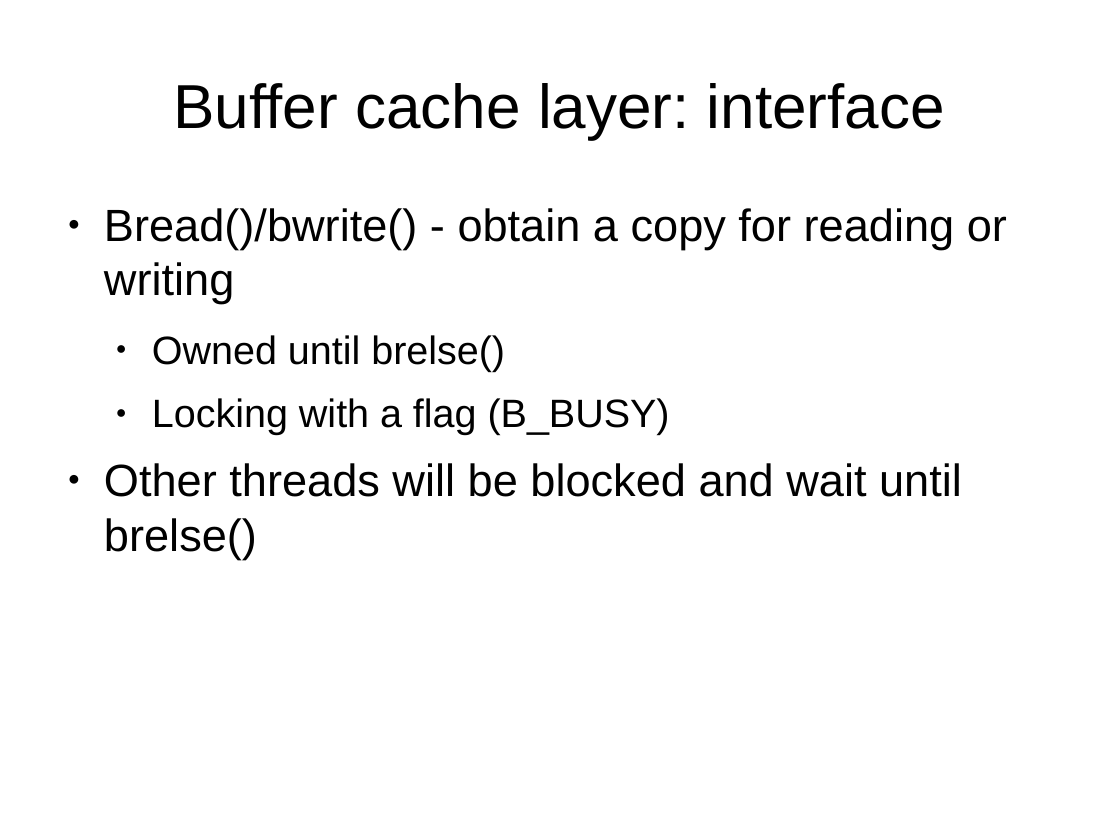
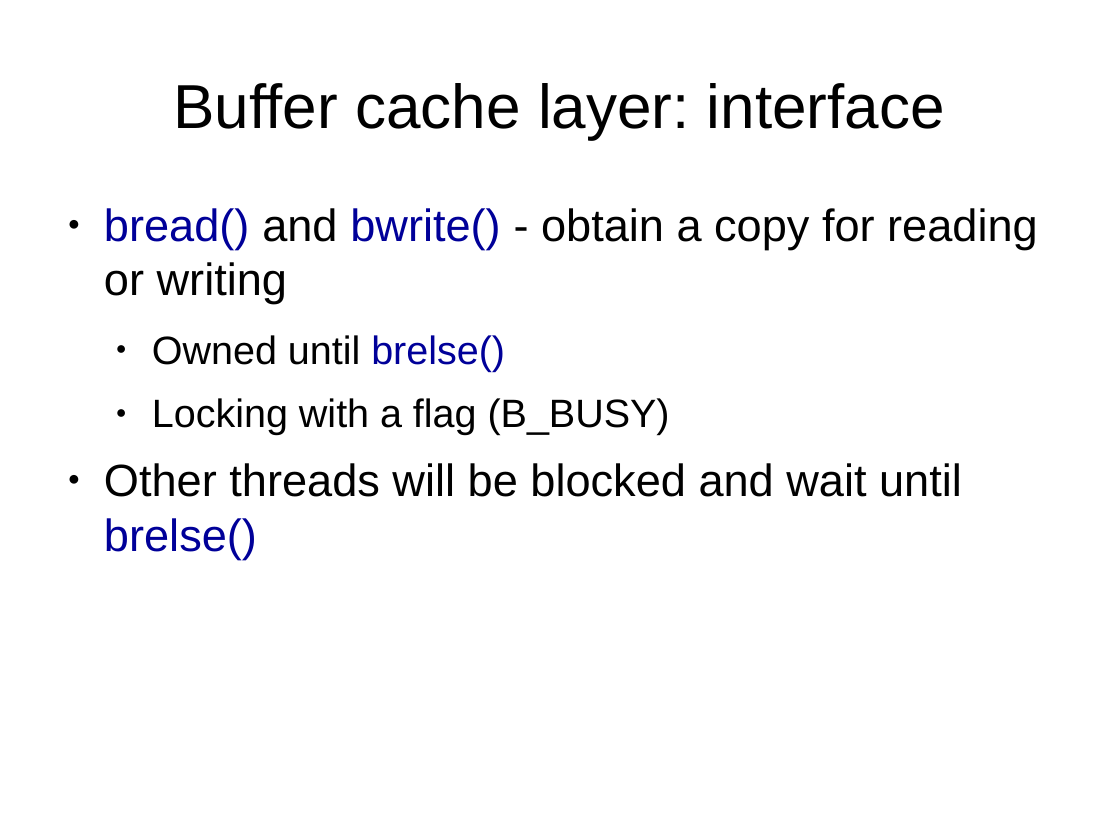
Before and after one commit to antonburtsev/cs5460, a slide deck: slide 25 of lectures/lecture16-file-system/lecture16-file-system.odp (slide 18 before the commit). Drawn at 1120x840 pixels with LibreOffice and Linux fonts; fonts in the diff are those of the drawing. Boxes give left, top, right and bottom in pixels: in the first picture for what was removed or moved away, otherwise in the second. Text is boxed around its words. In the diff, an @@ line names an element or a change of style, - is before the commit and + after.

Commit message:
Lecture 16 file system (Buffer cache)

```diff
--- a/lectures/lecture16-file-system/lecture16-file-system.odp
+++ b/lectures/lecture16-file-system/lecture16-file-system.odp
@@ text at <box>104,208,1038,304</box>: text changed @@
-● Bread()/bwrite() - obtain a copy for reading or writing
+● bread() and bwrite() - obtain a copy for reading or writing
@@ text at <box>104,335,962,559</box>: text colour #000000 to #000099 in "brelse()", "brelse()" @@
```
Also in this commit, not shown: 8 other slides changed, 8 slides added, 2 other files.
